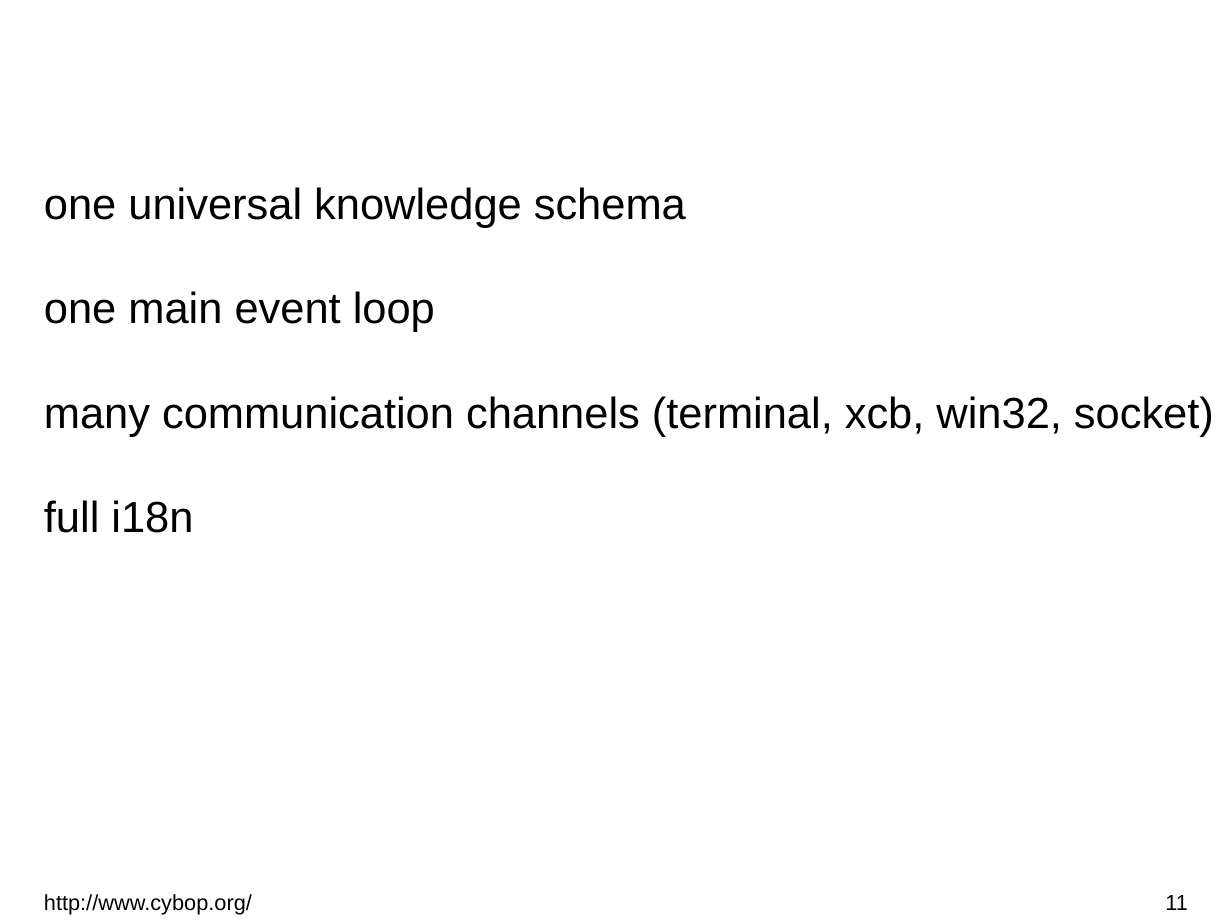
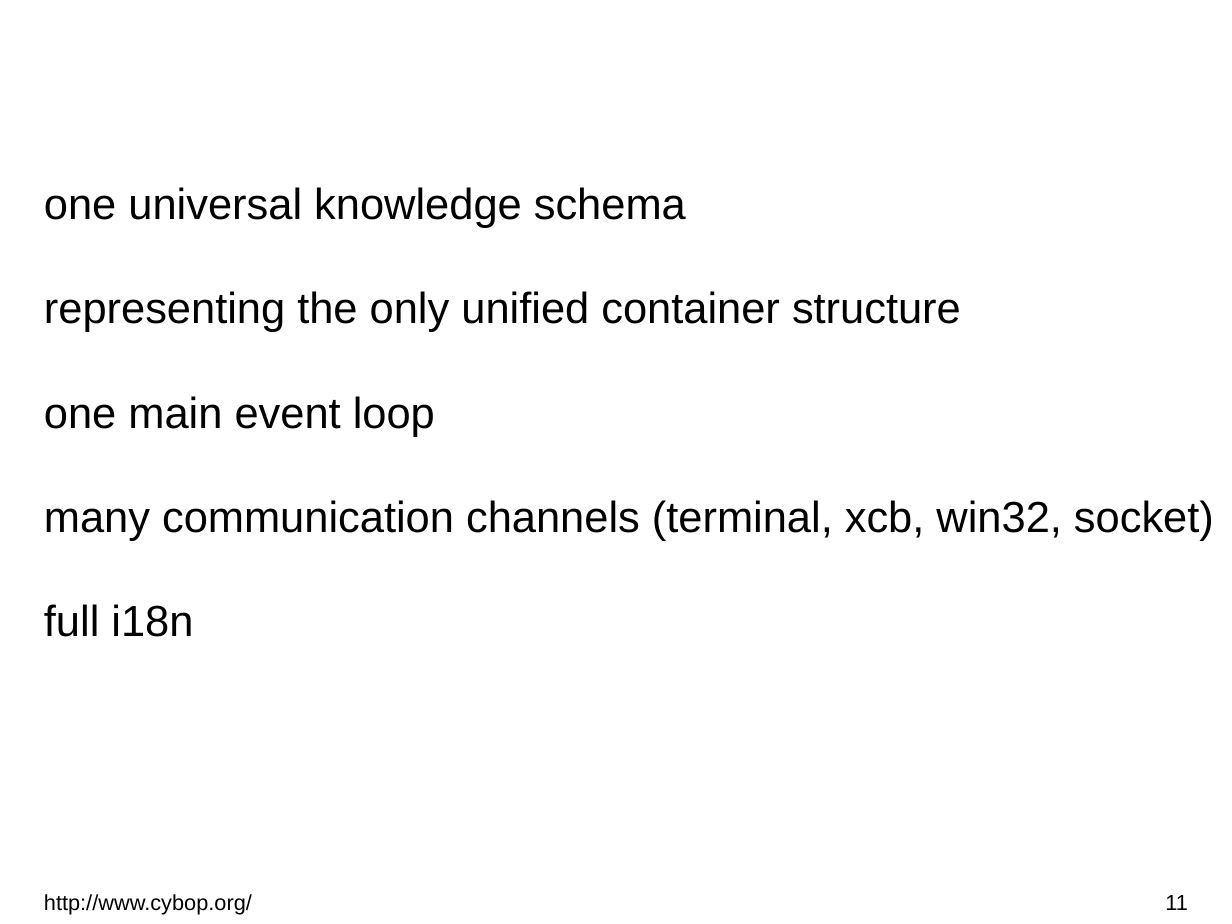
Before and after one commit to GitMirroring/cybop, a slide deck: slide 11 of doc/lightning_talk/cybop.odp. Drawn at 1232x924 pixels with LibreOffice and Linux fonts; fonts in the diff are those of the drawing; background and template pictures are left out. Boxes give left, top, right and bottom in pixels: in the first picture for what was removed or moved away, otherwise in the second. Text is boxed around its words. In the diff, an @@ line names an element or a change of style, - is before the commit and + after.

```diff
--- a/doc/lightning_talk/cybop.odp
+++ b/doc/lightning_talk/cybop.odp
@@ text at bbox=[44, 291, 961, 332]: paragraph added @@
+representing the only unified container structure
```
Also in this commit, not shown: 6 other slides changed, 4 other files.
